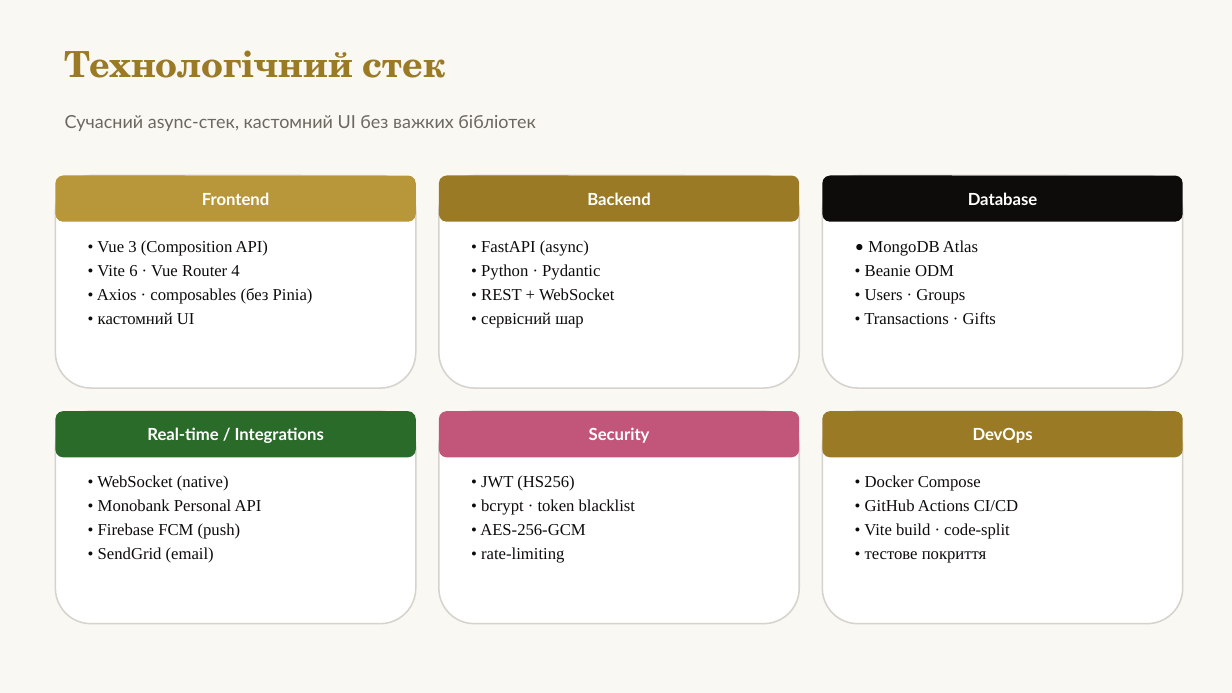
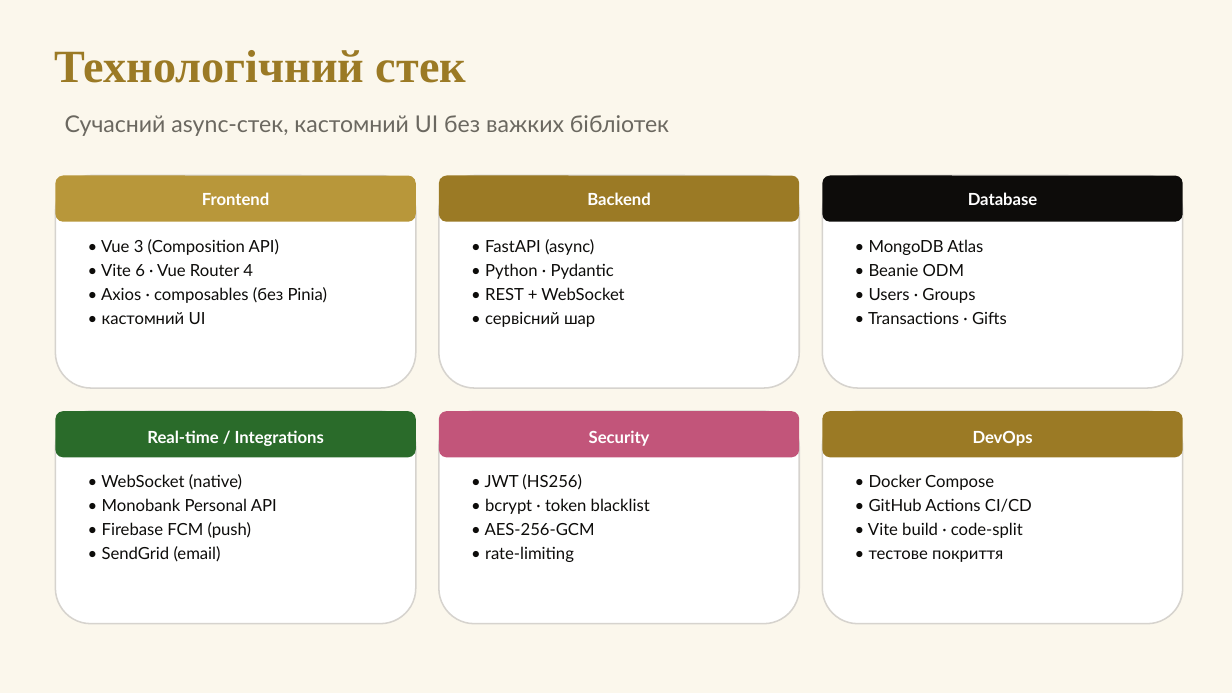
Before and after one commit to Uni-Project-143/Family-Wallet, a slide deck: slide 5 of docs/marketing/07_Project_Pitch_Deck.pptx (slide 3 before the commit). Drawn at 1232x693 pixels with LibreOffice and Linux fonts; fonts in the diff are those of the drawing. Boxes give left, top, right and bottom in pixels: in the first picture for what was removed or moved away, otherwise in the second. Text is boxed around its words. In the diff, an @@ line names an element or a change of style, - is before the commit and + after.

```diff
--- a/docs/marketing/07_Project_Pitch_Deck.pptx
+++ b/docs/marketing/07_Project_Pitch_Deck.pptx
@@ background #FAF8F3 to #FBF7EC @@
@@ text "Технологічний стек" moved from (x1=65, y1=50, x2=446, y2=78) to (x1=55, y1=50, x2=466, y2=83) @@
@@ text "Технологічний стек" at (x1=55, y1=50, x2=466, y2=83): size 28 to 36 pt, font TeX Gyre Schola to Times New Roman @@
@@ text "Сучасний async-стек, кастомний UI без ..." at (x1=65, y1=115, x2=669, y2=136): size 14 to 18 pt @@
@@ font Times New Roman to Lato in 6 elements at (x1=101, y1=239, x2=328, y2=324), (x1=485, y1=239, x2=624, y2=327), (x1=868, y1=239, x2=1007, y2=324), (x1=101, y1=474, x2=277, y2=562), (x1=485, y1=474, x2=650, y2=562), (x1=868, y1=474, x2=1032, y2=562) @@
```
Also in this commit, not shown: 6 other slides changed, 4 slides added, 1 slide removed, 1 other file.
